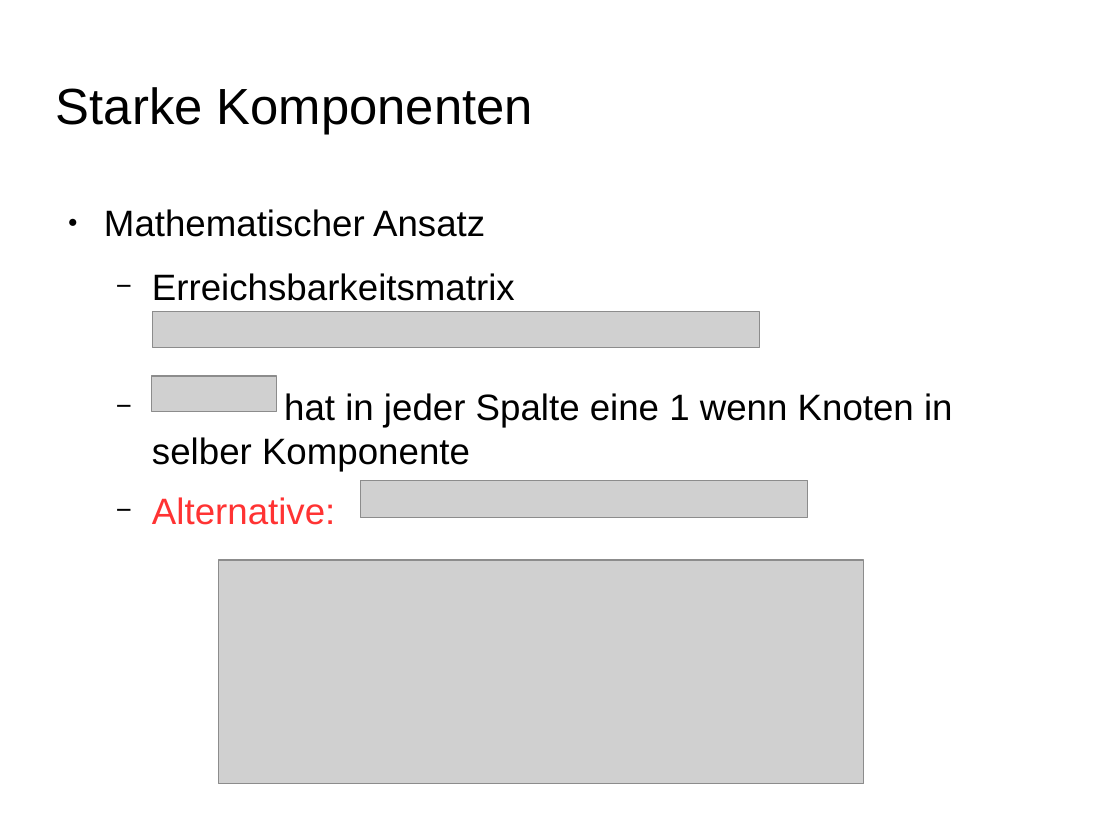
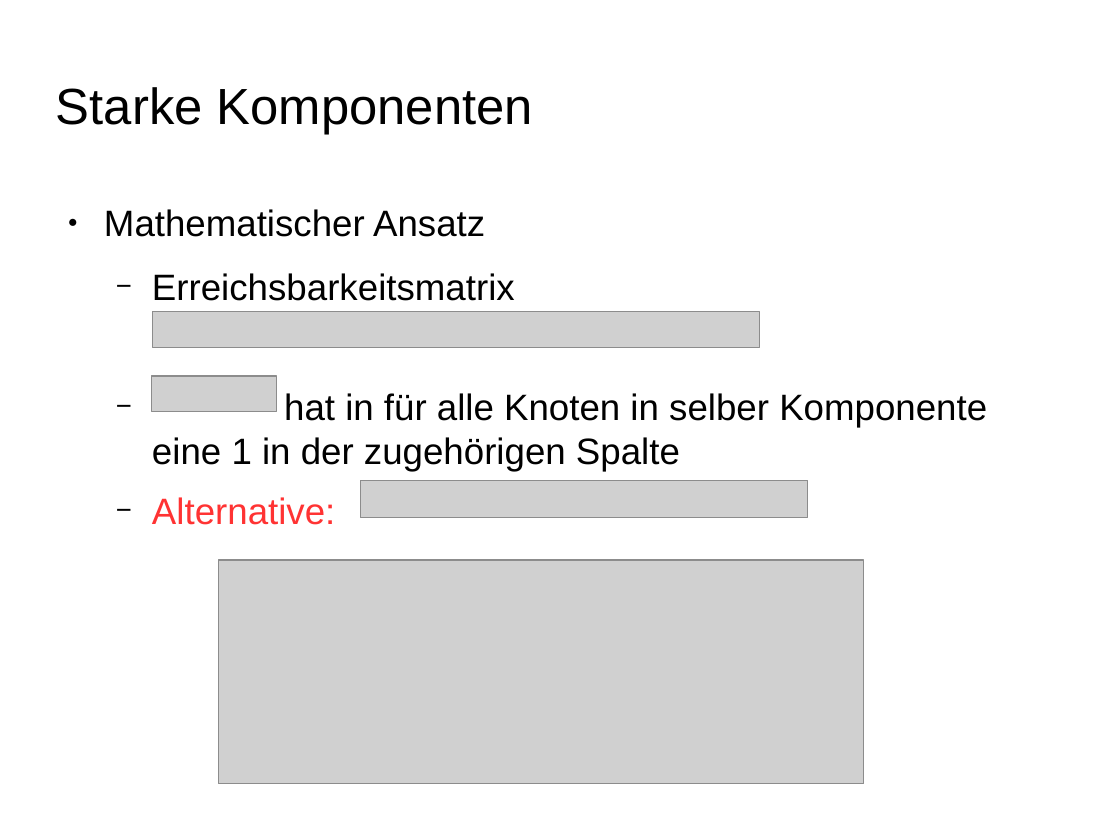
Before and after one commit to ScaDS/dblp-graphulo, a slide deck: slide 7 of doc/testat2.odp. Drawn at 1120x840 pixels with LibreOffice and Linux fonts; fonts in the diff are those of the drawing; grey boxes stand for pictures; background and template pictures are left out. Boxes give left, top, right and bottom in pixels: in the first picture for what was removed or moved away, otherwise in the second. Text is boxed around its words. In the diff, an @@ line names an element or a change of style, - is before the commit and + after.

Commit message:
fixes für präsentation

```diff
--- a/doc/testat2.odp
+++ b/doc/testat2.odp
@@ text at (152,393,987,472): text changed @@
-  − hat in jeder Spalte eine 1 wenn Knoten in selber Komponente
+  − hat in für alle Knoten in selber Komponente eine 1 in der zugehörigen Spalte
```
Also in this commit, not shown: 7 other slides changed, 1 slide added, 1 slide removed, 2 other files.
